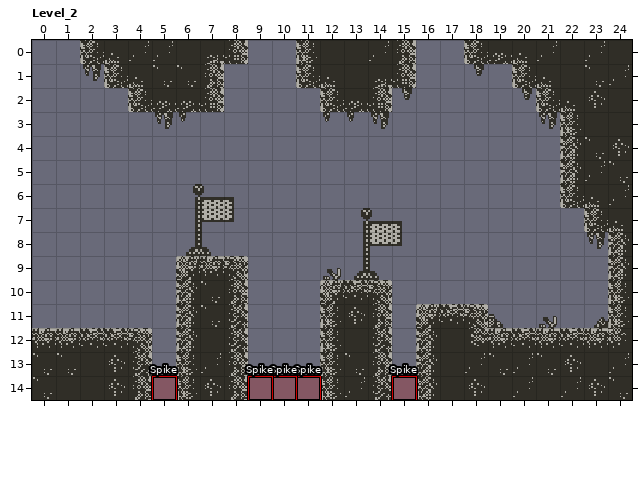
Two versions of a level (LDtk project, source/levels/world.ldtk). Above is the file before it was changed.
Cells are 16x16 px. Shown: Level_2 x 0..24, y 0..14. The commit also changed other parts of the map, which this record leaves out.
New version:
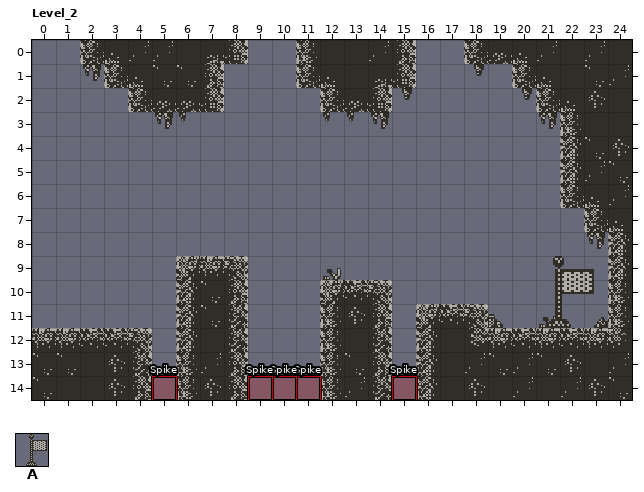
Key: from "Checkpoint": A 0.
Objects are placed by their top-left corner, in cells (3,4 is the top-left corner of cell 3,4); size is 1x1 cell unless given.
Commit: Cleaned up checkpoint code
Difference:
Layer "Entities":
added: A "Checkpoint" at 20,9 size 4x3
removed: A "Checkpoint" at 12,7 size 4x3
removed: A "Checkpoint" at 5,6 size 4x3
Changed places in both pictures, as pixel boxes (x1, y1, x2, y2):
removed: (186, 184, 234, 256)
removed: (354, 208, 402, 280)
added: (546, 256, 594, 328)
